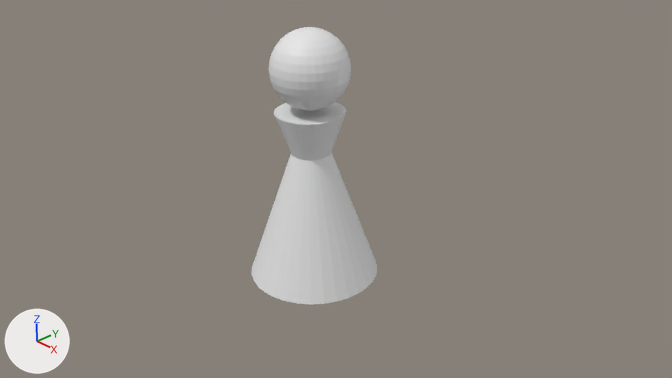
An edit to the Blender file VRUE_Projekt_Template_2015/Assets/Models/audience female.blend, drawn before and after from the same camera.
Camera for both pictures: the file's camera 'Camera'. The lights are fixed; the arrows at lower left show +X, +Y and +Z.
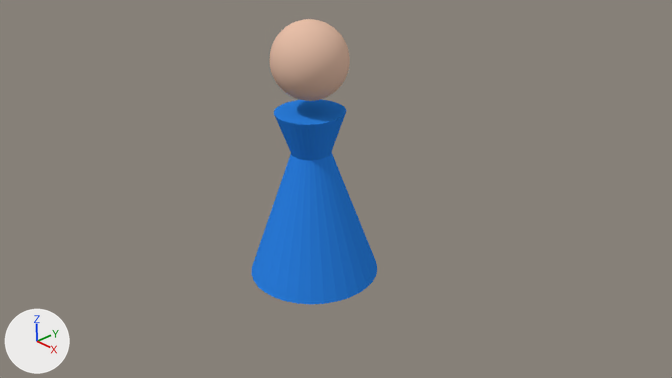
The edits, one by one:
Material 'Blue Dress' (mat_blue_dress) is new.
Its base color is (0.0259, 0.228, 0.8) (blue #2d83e7).
Material 'Female Skin' (mat_female_skin) is new.
Its base color is (0.8, 0.522, 0.392) (beige #e7bfa8).
me_cylinder is used by ob_cylinder; location (-0.01, -0.01, 0.02).
me_cylinder had 578 vertices, 578 faces and spanned x -1.0..1.0, y -1.0..1.0, z -1.0..2.84.
me_cylinder now has 96 vertices, 66 faces and spans x -1.0..1.0, y -1.0..1.0, z -1.0..1.64.
me_cylinder part 1: the loose piece of 482 vertices spanning x -0.56..0.59, y -0.57..0.58, z 1.69..2.84 is deleted.
me_cylinder part 2: 66 faces spanning x -1.0..1.0, y -1.0..1.0, z -1.0..1.64 switch from no material to mat_blue_dress (blue #2d83e7).
Mesh me_sphere is new.
It has 31746 vertices, 31744 faces and spans x -0.99..0.99, y -0.99..0.99, z -1.0..1.0.
It uses material mat_female_skin (beige #e7bfa8).
Object 'Sphere' (ob_sphere) is new; it shows me_sphere.
Its location is (0.0, 0.0, 2.41).
Its scale is (0.561, 0.561, 0.561).

Boxes (x1, y1, x2, y2) around the edits, measured in the pictures (672 x 378 px):
'Cylinder', reshaped (26% shorter)
    before: (251, 27, 377, 304)
    after: (251, 100, 377, 304)
'Sphere', added (beige)
    after: (270, 19, 350, 101)
part 1 of me_cylinder, deleted
    before: (269, 27, 351, 111)
part 2 of me_cylinder, recoloured (grey to blue)
    both: (251, 102, 377, 304)
